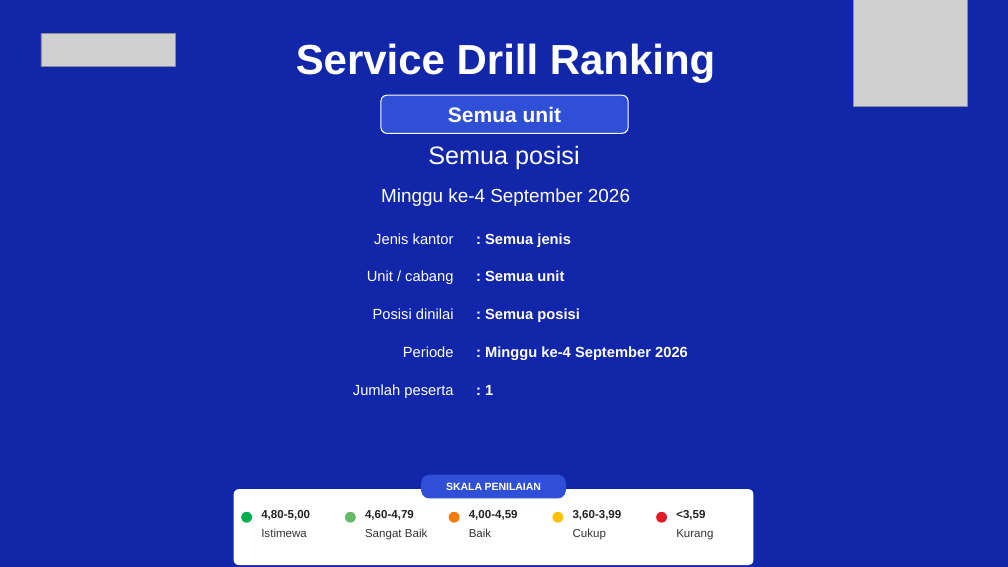
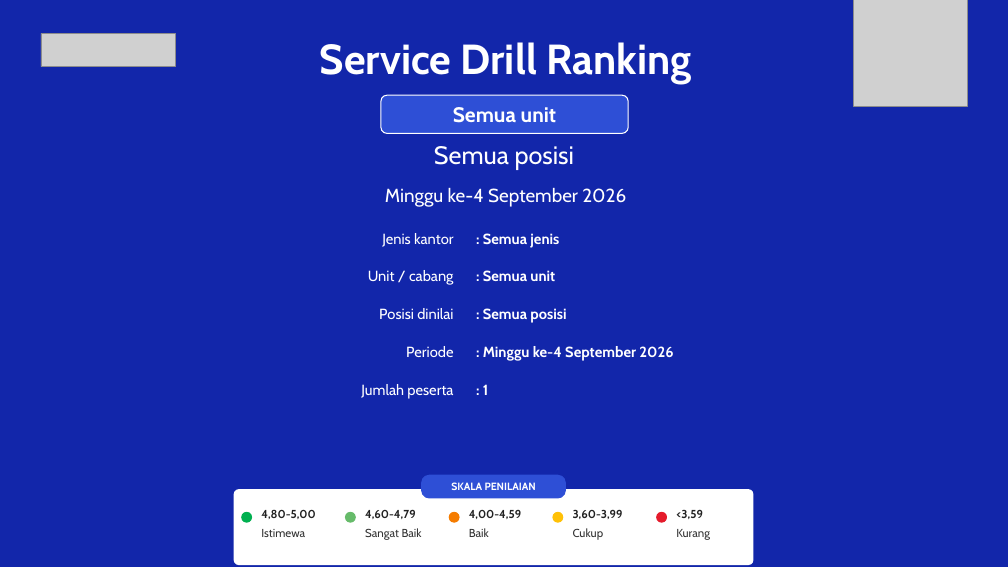
Before and after one commit to hengkiyudijanto/btn-sip, a slide deck: slide 1 of ranking-nyata.pptx. Drawn at 1008x567 pixels with LibreOffice and Linux fonts; fonts in the diff are those of the drawing; grey boxes stand for pictures; background and template pictures are left out. Boxes give left, top, right and bottom in pixels: in the first picture for what was removed or moved away, otherwise in the second. Text is boxed around its words. In the diff, an @@ line names an element or a change of style, - is before the commit and + after.

```diff
--- a/ranking-nyata.pptx
+++ b/ranking-nyata.pptx
@@ font Arial to Cabin in 25 elements at (x1=320, y1=42, x2=692, y2=84), (x1=453, y1=107, x2=556, y2=123), (x1=434, y1=146, x2=574, y2=170), (x1=385, y1=188, x2=626, y2=207), (x1=382, y1=233, x2=453, y2=247), (x1=483, y1=233, x2=559, y2=248), (x1=368, y1=270, x2=454, y2=285), (x1=483, y1=270, x2=555, y2=281), (x1=379, y1=308, x2=453, y2=319), (x1=483, y1=308, x2=566, y2=323), (x1=406, y1=346, x2=453, y2=357), (x1=483, y1=346, x2=673, y2=361), (x1=361, y1=384, x2=453, y2=399), (x1=483, y1=384, x2=488, y2=395), (x1=451, y1=482, x2=536, y2=490), (x1=261, y1=510, x2=315, y2=519), (x1=261, y1=529, x2=305, y2=537), (x1=365, y1=509, x2=416, y2=519), (x1=365, y1=528, x2=422, y2=540), (x1=469, y1=510, x2=522, y2=519), (x1=469, y1=528, x2=489, y2=537), (x1=573, y1=509, x2=623, y2=519), (x1=573, y1=528, x2=604, y2=540), (x1=676, y1=510, x2=703, y2=519), (x1=676, y1=529, x2=710, y2=540) @@
```
Also in this commit, not shown: 1 other slide changed, 13 other files.
